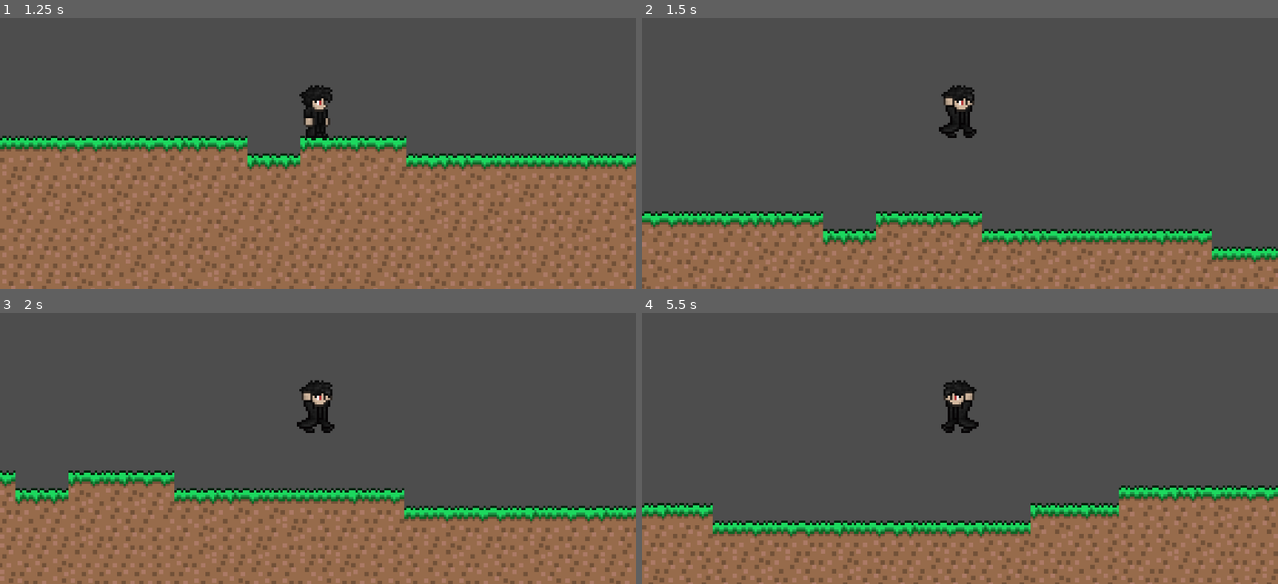
Above: before the commit, frames 1-4 (two rows, left to right).
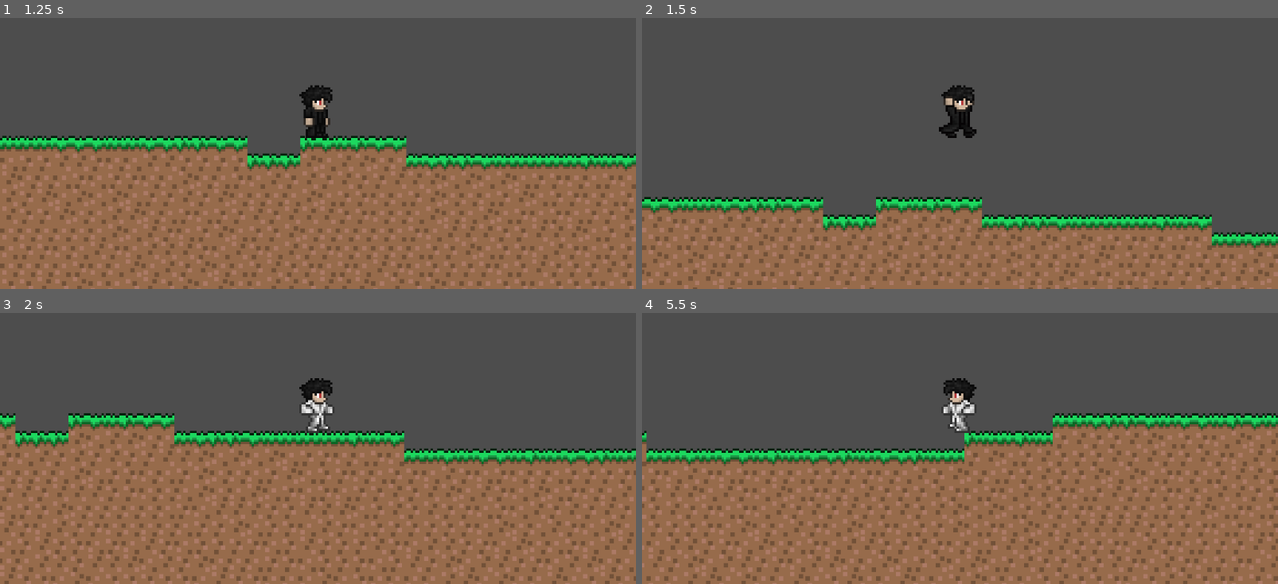
Above: after the commit, the same moments.

Repository: DarkNoriss/Better-Terraria
Game: Godot game, scene res://scenes/main_menu.tscn
The game is run twice, just before and just after one commit, with the same random seed, the same clock (stepped at 60 frames per second) and the same inputs. The project has no main scene, so this scene is started directly.
Inputs:
- Up to frame 1 (1.25 s): click "PLAY" at 0.5 s
- Up to frame 2 (1.5 s): tap Enter (ui_accept) at 1.25 s; hold Right (ui_right) from 1.28 s (still down)
- Up to frame 3 (2 s): keep holding Right (ui_right); tap Enter (ui_accept) at 1.52 s
- Up to frame 4 (5.5 s): tap Enter (ui_accept) at 2.27, 3.77, 4.52, 5.27 s; release Right (ui_right) at 2.78 s; hold Left (ui_left) 2.78-3.53 s; hold Right (ui_right) 3.53-5.03 s; hold Left (ui_left) from 5.03 s (still down)

Frame 1 is identical in both runs. In frame 2, 17% of the frame differs, in the area x 0-100%, y 65-100%; in frame 3, 37%; in frame 4, 42%, in the area x 0-100%, y 24-100%.

Commit message:
Add input and physics settings

Diff:
--- a/project.godot
+++ b/project.godot
@@ -14,6 +14,29 @@
 config/features=PackedStringArray("4.2", "Forward Plus")
 config/icon="res://icon.svg"
 
+[input]
+
+ui_left={
+"deadzone": 0.5,
+"events": [Object(InputEventKey,"resource_local_to_scene":false,"resource_name":"","device":-1,"window_id":0,"alt_pressed":false,"shift_pressed":false,"ctrl_pressed":false,"meta_pressed":false,"pressed":false,"keycode":0,"physical_keycode":65,"key_label":0,"unicode":97,"echo":false,"script":null)
+, Object(InputEventKey,"resource_local_to_scene":false,"resource_name":"","device":0,"window_id":0,"alt_pressed":false,"shift_pressed":false,"ctrl_pressed":false,"meta_pressed":false,"pressed":false,"keycode":4194319,"physical_keycode":0,"key_label":0,"unicode":0,"echo":false,"script":null)
+, Object(InputEventJoypadButton,"resource_local_to_scene":false,"resource_name":"","device":0,"button_index":13,"pressure":0.0,"pressed":false,"script":null)
+, Object(InputEventJoypadMotion,"resource_local_to_scene":false,"resource_name":"","device":0,"axis":0,"axis_value":-1.0,"script":null)
+]
+}
+ui_right={
+"deadzone": 0.5,
+"events": [Object(InputEventKey,"resource_local_to_scene":false,"resource_name":"","device":-1,"window_id":0,"alt_pressed":false,"shift_pressed":false,"ctrl_pressed":false,"meta_pressed":false,"pressed":false,"keycode":0,"physical_keycode":68,"key_label":0,"unicode":100,"echo":false,"script":null)
+, Object(InputEventKey,"resource_local_to_scene":false,"resource_name":"","device":0,"window_id":0,"alt_pressed":false,"shift_pressed":false,"ctrl_pressed":false,"meta_pressed":false,"pressed":false,"keycode":4194321,"physical_keycode":0,"key_label":0,"unicode":0,"echo":false,"script":null)
+, Object(InputEventJoypadButton,"resource_local_to_scene":false,"resource_name":"","device":0,"button_index":14,"pressure":0.0,"pressed":false,"script":null)
+, Object(InputEventJoypadMotion,"resource_local_to_scene":false,"resource_name":"","device":0,"axis":0,"axis_value":1.0,"script":null)
+]
+}
+
+[physics]
+
+2d/default_gravity=1500.0
+
 [rendering]
 
 textures/canvas_textures/default_texture_filter=0
